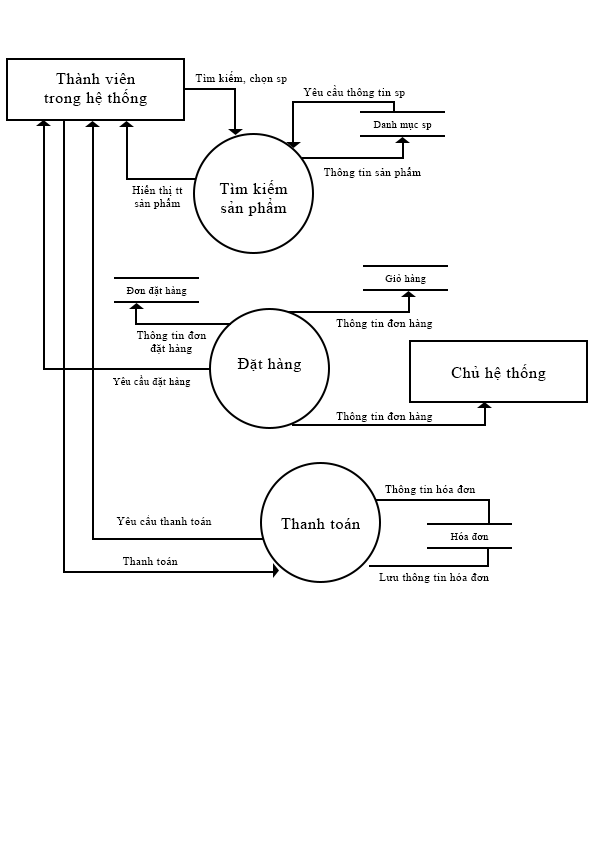
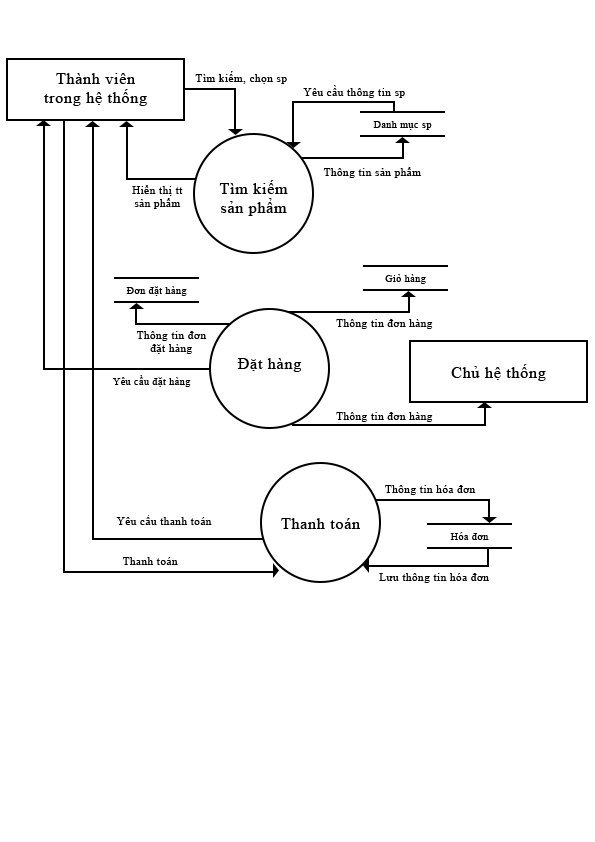
Layered file, before and after one edit (595 x 842). Changes by layer:
added layer "Rectangle 3 copy 13" above "Rectangle 3 copy 12" over [482, 517, 497, 523]
added layer "Rectangle 3 copy 12" above "Rectangle 3 copy 9" over [363, 558, 369, 573]
hid "Background" over [44, 71, 546, 583]
